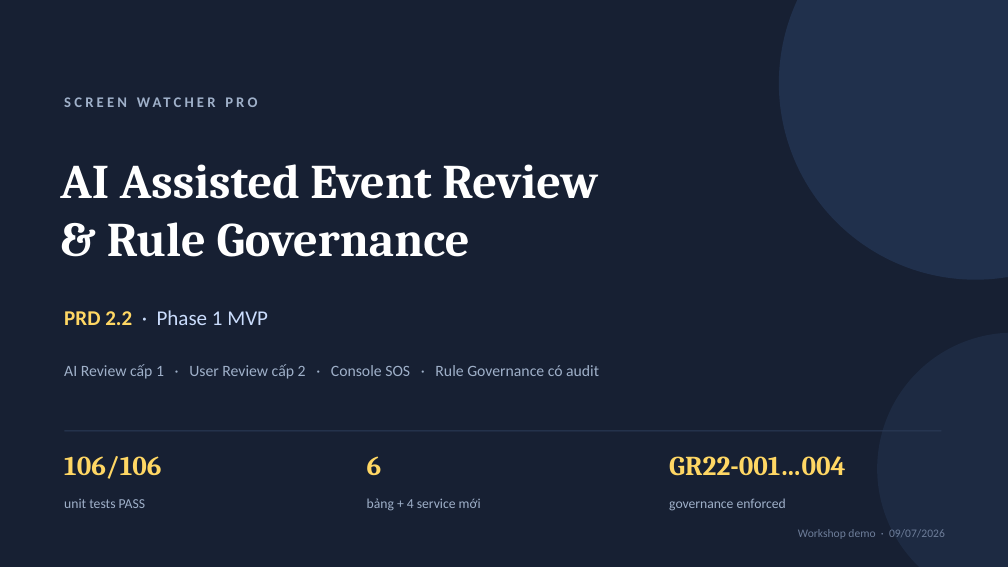
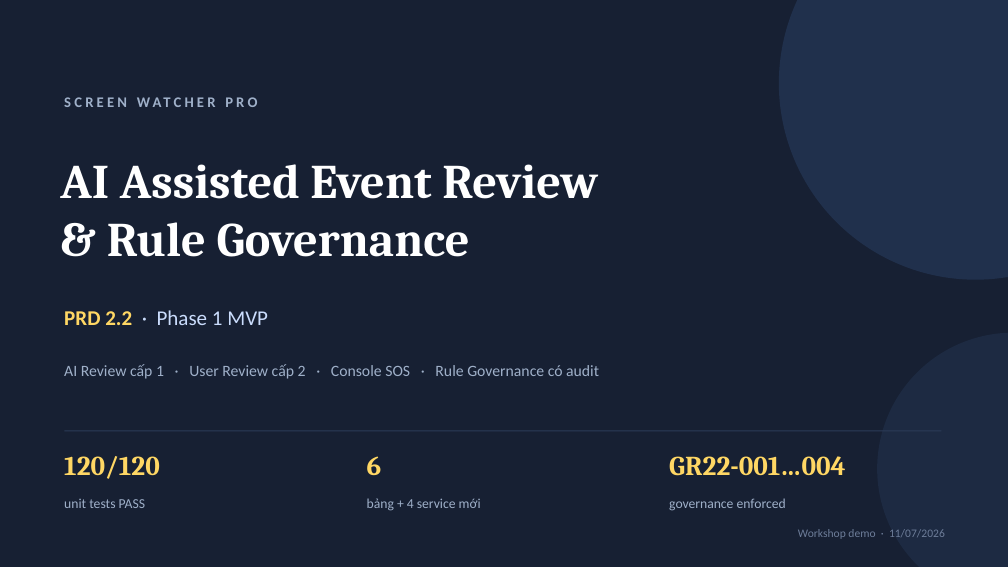
Before and after one commit to vietdung123bg/screen-watcher-pro, a slide deck: slide 1 of workshop/PRD2.2_Event_Review_Workshop.pptx. Drawn at 1008x567 pixels with LibreOffice and Linux fonts; fonts in the diff are those of the drawing. Boxes give left, top, right and bottom in pixels: in the first picture for what was removed or moved away, otherwise in the second. Text is boxed around its words. In the diff, an @@ line names an element or a change of style, - is before the commit and + after.

Commit message:
Workshop 03, vectorstore, TTS

```diff
--- a/workshop/PRD2.2_Event_Review_Workshop.pptx
+++ b/workshop/PRD2.2_Event_Review_Workshop.pptx
@@ text at box(64, 456, 160, 479): text changed @@
-106/106
+120/120
@@ text at box(798, 529, 945, 539): text changed @@
-Workshop demo · 09/07/2026
+Workshop demo · 11/07/2026
```
Also in this commit, not shown: 3 other slides changed, 45 other files.
